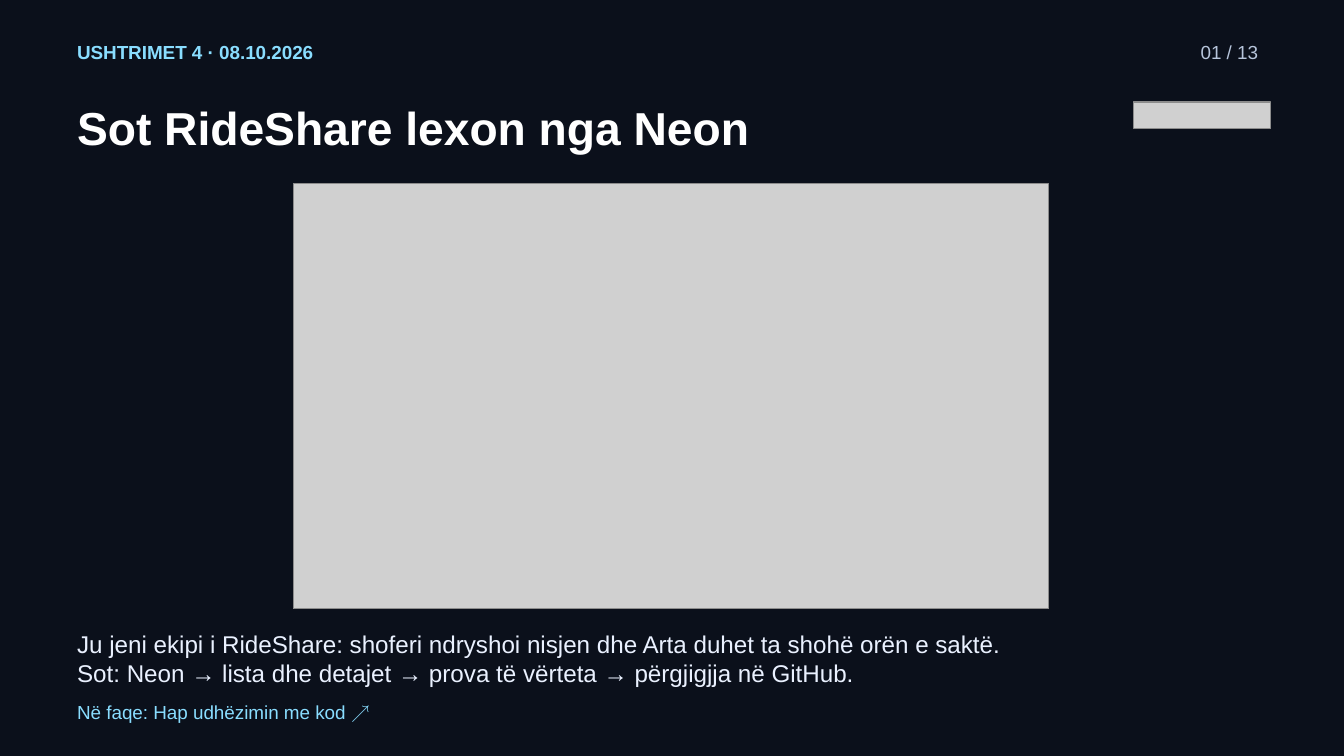
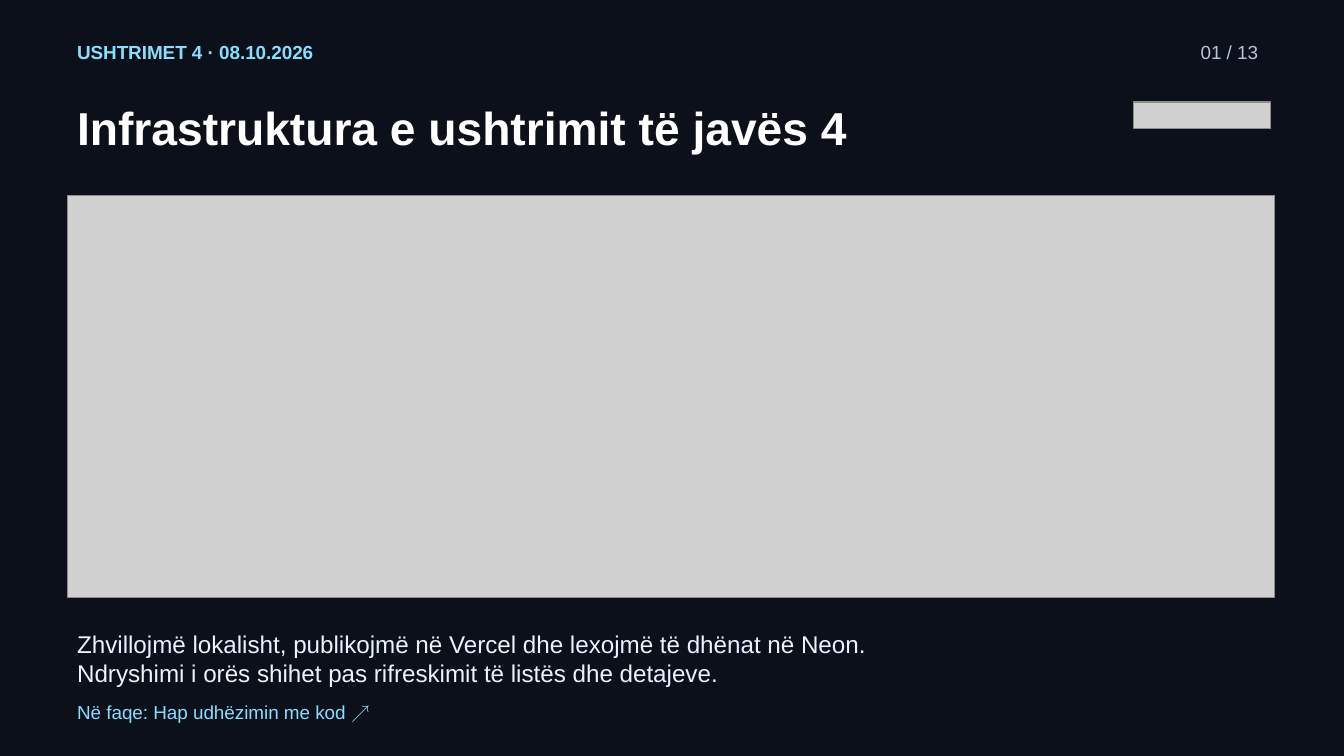
Before and after one commit to arbenl/arbenl.github.io, a slide deck: slide 1 of lendet/2026-2027/mobile/lectures/ushtrimet-04-neon-rideshare-2026.pptx. Drawn at 1344x756 pixels with LibreOffice and Linux fonts; fonts in the diff are those of the drawing; grey boxes stand for pictures. Boxes give left, top, right and bottom in pixels: in the first picture for what was removed or moved away, otherwise in the second. Text is boxed around its words. In the diff, an @@ line names an element or a change of style, - is before the commit and + after.

```diff
--- a/lendet/2026-2027/mobile/lectures/ushtrimet-04-neon-rideshare-2026.pptx
+++ b/lendet/2026-2027/mobile/lectures/ushtrimet-04-neon-rideshare-2026.pptx
@@ text at (77, 111, 847, 155): text changed @@
-Sot RideShare lexon nga Neon
+Infrastruktura e ushtrimit të javës 4
@@ picture: place and size @@
-picture at (293, 184, 1050, 609)
+picture at (68, 196, 1275, 598)
@@ text at (77, 635, 865, 687): text changed @@
-Ju jeni ekipi i RideShare: shoferi ndryshoi nisjen dhe Arta duhet ta shohë orën e saktë.
-Sot: Neon → lista dhe detajet → prova të vërteta → përgjigjja në GitHub.
+Zhvillojmë lokalisht, publikojmë në Vercel dhe lexojmë të dhënat në Neon.
+Ndryshimi i orës shihet pas rifreskimit të listës dhe detajeve.
```
Also in this commit, not shown: 10 other files.
